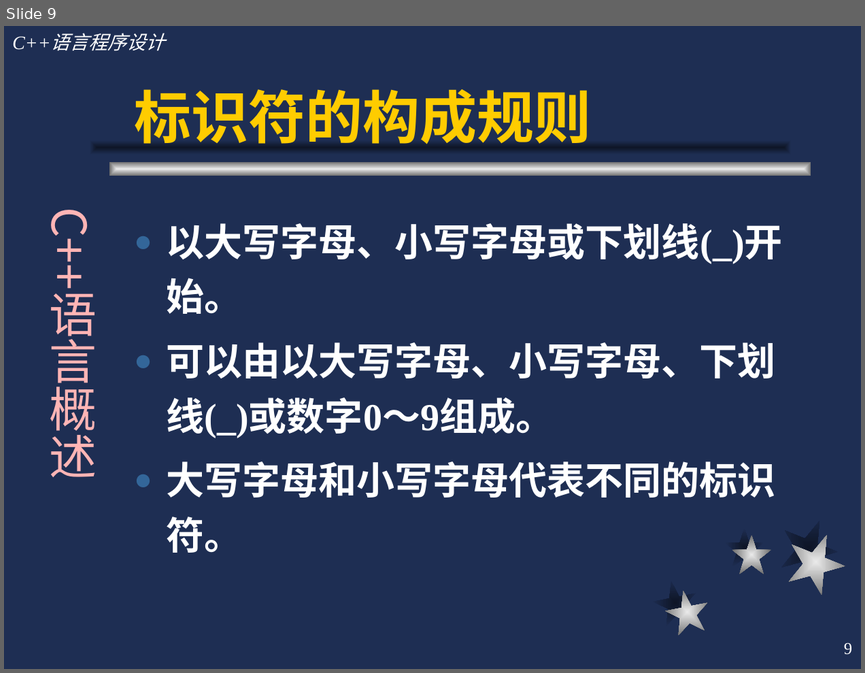
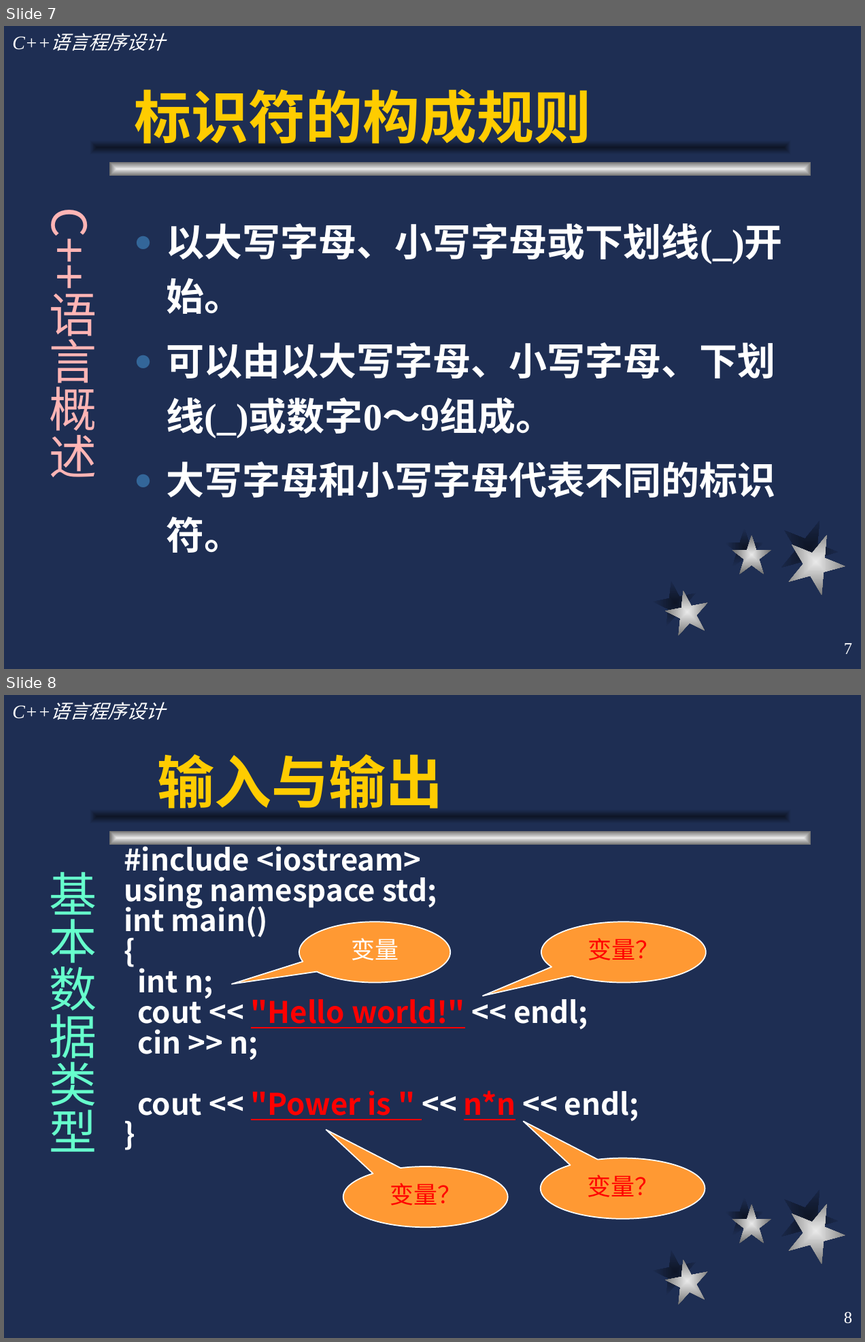
Before and after one commit to cugwhp/OOPCPP, a slide deck: 02.PPT/Ch2-C++语言概述/c++2.ppt. Shown one above the other, each under a label of ours: slide 9 before the commit, slides 7 and 8 after it. The pictures are 865x673 and 865x1342 pixels, drawn with LibreOffice and Linux fonts; fonts in the diff are those of the drawing. Boxes give left, top, right and bottom in pixels: in the first picture for what was removed or moved away, otherwise in the second. Text is boxed around its words. In the diff, an @@ line names an element or a change of style, - is before the commit and + after.

```diff
--- a/02.PPT/Ch2-C++语言概述/c++2.ppt
+++ b/02.PPT/Ch2-C++语言概述/c++2.ppt
@@ slide 8 added at (4, 695, 861, 1338), background #1E2E53; not listed: 9 template elements that a slide beside it also shows @@
@@ title added at (157, 754, 443, 817), 48 pt, text #FFCC00, bold @@
+输入与输出
@@ text added at (124, 841, 639, 1121), 25 pt, text #FFFFFF, bold @@
+#include <iostream>
+using namespace std;
+int main()
+{
+int n;
+cout << "Hello world!" << endl;
+cin >> n;
+cout << "Power is " << n*n << endl;
+}
@@ text added at (49, 872, 96, 1151), 40 pt, text #66FFCC @@
+基本数据类型
@@ speech bubble added at (298, 922, 449, 983), fill #FF9933, outline #FFFFFF 0.99 pt, 20 pt, text #FFFFFF @@
+变量
@@ speech bubble added at (541, 922, 706, 983), fill #FF9933, outline #FFFFFF 0.99 pt, 20 pt, text #FF0000 @@
+变量？
@@ speech bubble added at (541, 1157, 705, 1219), fill #FF9933, outline #FFFFFF 0.99 pt, 20 pt, text #FF0000 @@
+变量？
@@ speech bubble added at (343, 1166, 508, 1227), fill #FF9933, outline #FFFFFF 0.99 pt, 20 pt, text #FF0000 @@
+变量？
@@ page number added at (844, 1311, 852, 1323), 14 pt, text #FFFFFF @@
+8
@@ what was slide 9 is now slide 7 @@
@@ page number at (844, 643, 852, 654): text changed @@
-9
+7
```
Also in this commit, not shown: 67 other slides changed, 12 other slides added, 6 slides removed, 4 other files.
